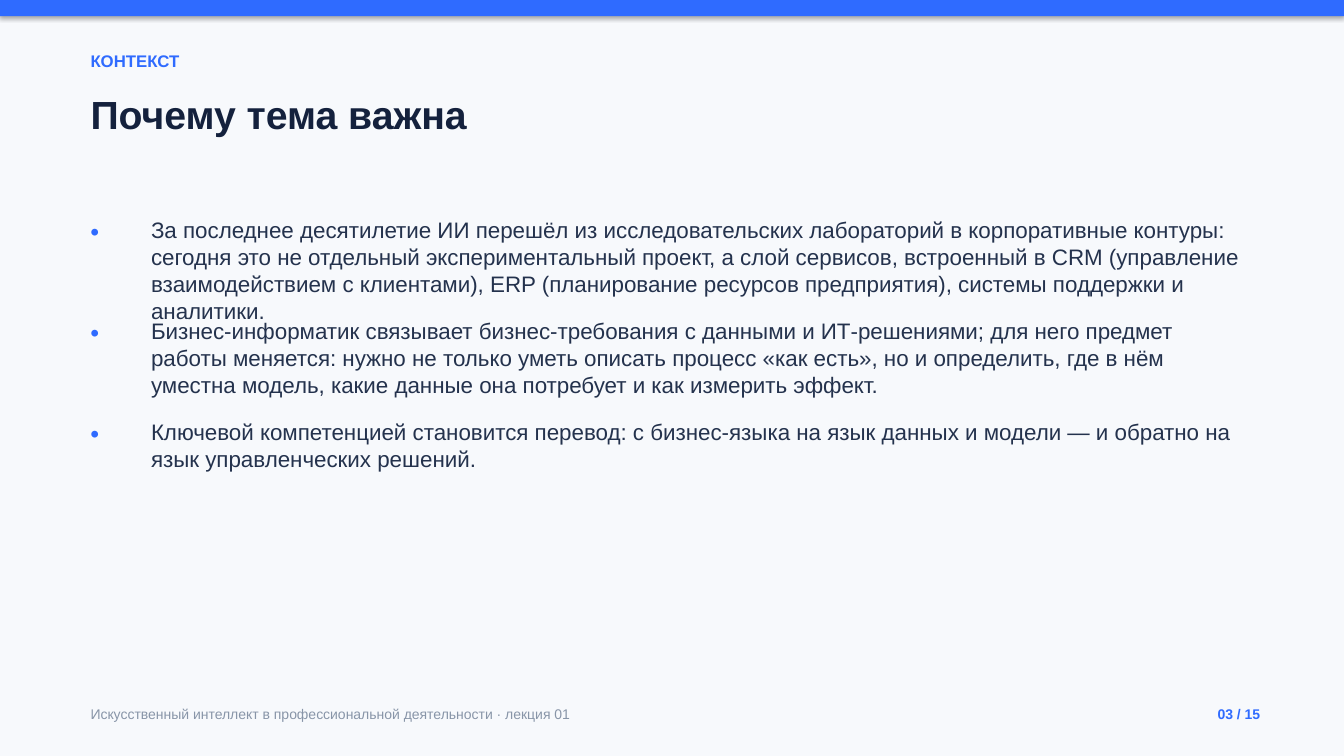
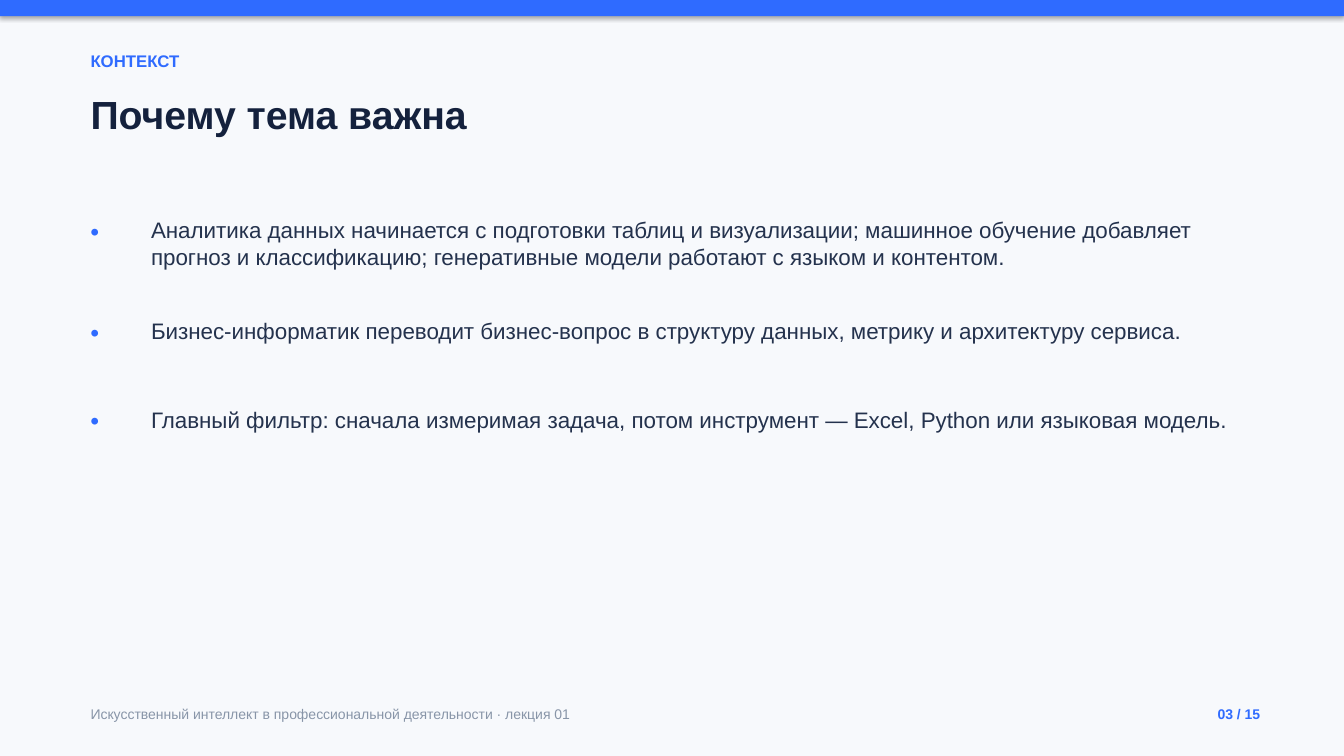
Before and after one commit to ketty3/ketty3.github.io, a slide deck: slide 3 of presentations/lecture-01.pptx. Drawn at 1344x756 pixels with LibreOffice and Linux fonts; fonts in the diff are those of the drawing. Boxes give left, top, right and bottom in pixels: in the first picture for what was removed or moved away, otherwise in the second. Text is boxed around its words. In the diff, an @@ line names an element or a change of style, - is before the commit and + after.

```diff
--- a/presentations/lecture-01.pptx
+++ b/presentations/lecture-01.pptx
@@ text at <box>151,221,1191,270</box>: text changed @@
-За последнее десятилетие ИИ перешёл из исследовательских лабораторий в корпоративные контуры: сегодня это не отдельный экспериментальный проект, а слой сервисов, встроенный в CRM (управление взаимодействием с клиентами), ERP (планирование ресурсов предприятия), системы поддержки и аналитики.
+Аналитика данных начинается с подготовки таблиц и визуализации; машинное обучение добавляет прогноз и классификацию; генеративные модели работают с языком и контентом.
@@ text at <box>151,322,1181,344</box>: text changed @@
-Бизнес-информатик связывает бизнес-требования с данными и ИТ-решениями; для него предмет работы меняется: нужно не только уметь описать процесс «как есть», но и определить, где в нём уместна модель, какие данные она потребует и как измерить эффект.
+Бизнес-информатик переводит бизнес-вопрос в структуру данных, метрику и архитектуру сервиса.
@@ text "•": place and size @@
-text "•" at <box>81,413,141,464</box>
+text "•" at <box>81,401,141,452</box>
@@ text at <box>151,411,1227,433</box>: text changed @@
-Ключевой компетенцией становится перевод: с бизнес-языка на язык данных и модели — и обратно на язык управленческих решений.
+Главный фильтр: сначала измеримая задача, потом инструмент — Excel, Python или языковая модель.
```
Also in this commit, not shown: 12 other slides changed, 2 slides added, 2 slides removed, 43 other files.
